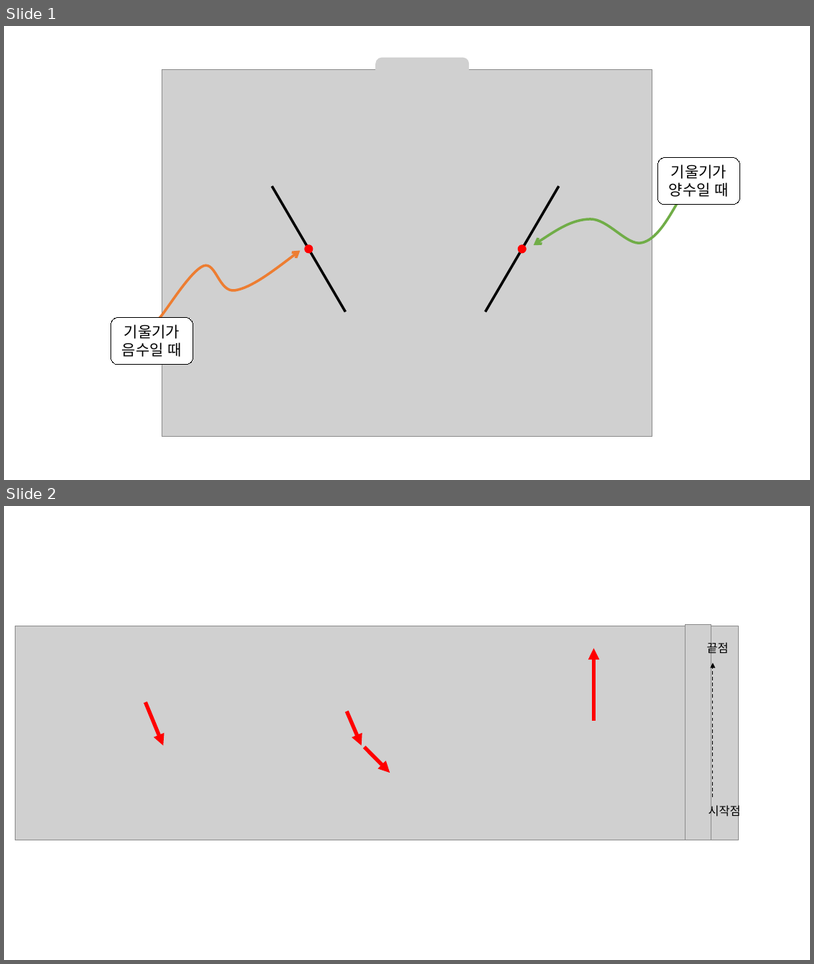
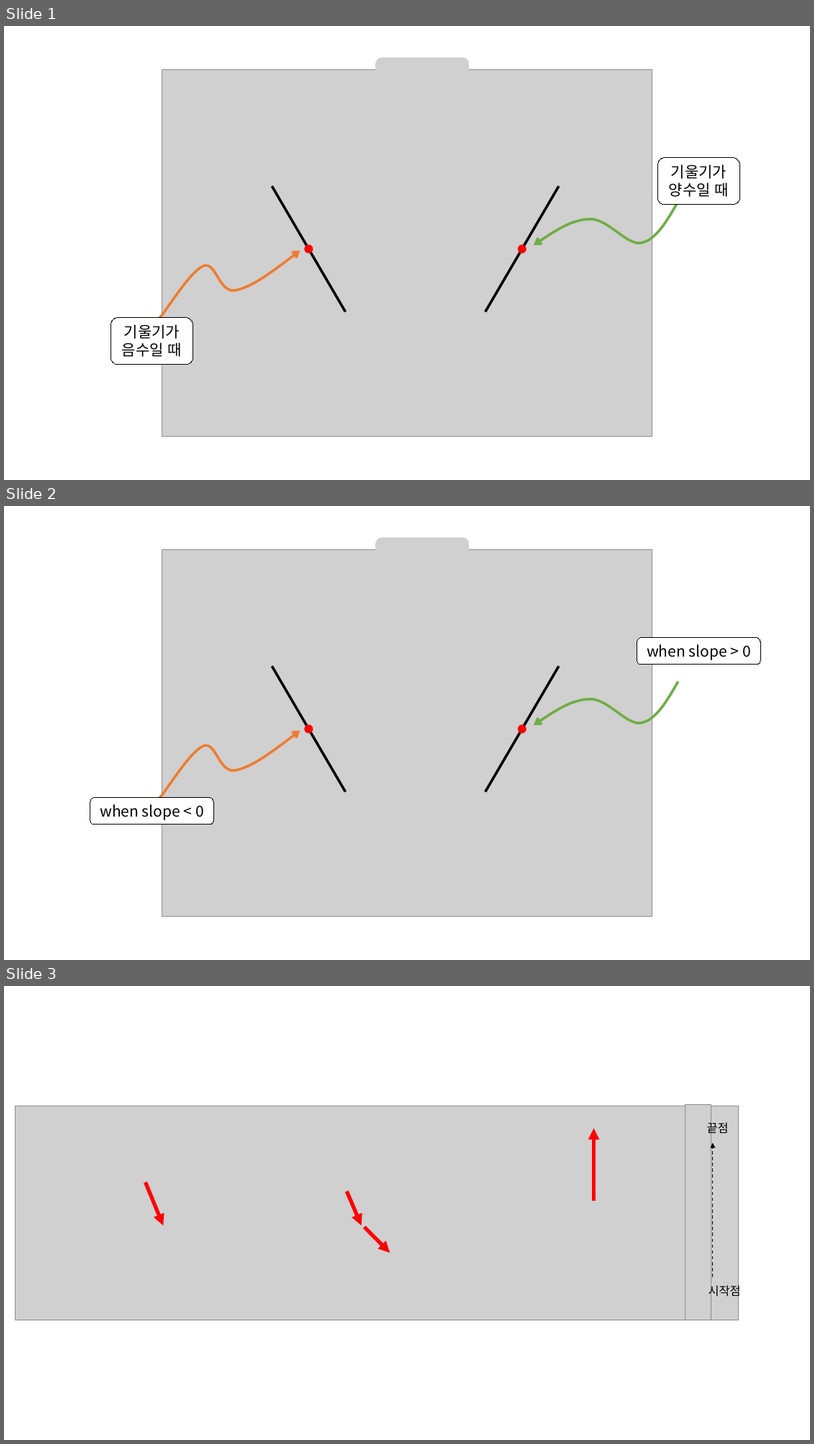
Before and after one commit to answeredbyablemind/answeredbyablemind.github.io, a slide deck: pics/2020-08-16-gradient_descent/pics.pptx. Shown one above the other, each under a label of ours: slides 1 and 2 before the commit, slides 1, 2 and 3 after it. The pictures are 814x964 and 814x1444 pixels, drawn with LibreOffice and Linux fonts; fonts in the diff are those of the drawing; grey boxes stand for pictures. Boxes give left, top, right and bottom in pixels: in the first picture for what was removed or moved away, otherwise in the second. Text is boxed around its words. In the diff, an @@ line names an element or a change of style, - is before the commit and + after.

```diff
--- a/pics/2020-08-16-gradient_descent/pics.pptx
+++ b/pics/2020-08-16-gradient_descent/pics.pptx
@@ slide 2 added at [4,506,810,960], background #FFFFFF @@
@@ picture added at [376,538,470,576] @@
@@ picture added at [162,549,653,916] @@
@@ rounded rectangle added at [638,637,761,664], fill #FFFFFF, outline #000000 0.75 pt, 18 pt, text #000000 @@
+when slope > 0
@@ line added from (346, 792) to (272, 667), #000000 3 pt @@
@@ line added from (486, 792) to (559, 667), #000000 3 pt @@
@@ freeform shape added at [534,682,679,725], outline #70AD47 3 pt @@
@@ freeform shape added at [156,731,301,803], outline #ED7D31 3 pt @@
@@ ellipse added at [305,724,313,733], fill #FF0000 @@
@@ ellipse added at [518,724,527,733], fill #FF0000 @@
@@ rounded rectangle added at [90,797,214,824], fill #FFFFFF, outline #000000 0.75 pt, 18 pt, text #000000 @@
+when slope < 0
@@ what was slide 2 is now slide 3 @@
```
Also in this commit, not shown: 1 other slide added, 14 other files.
